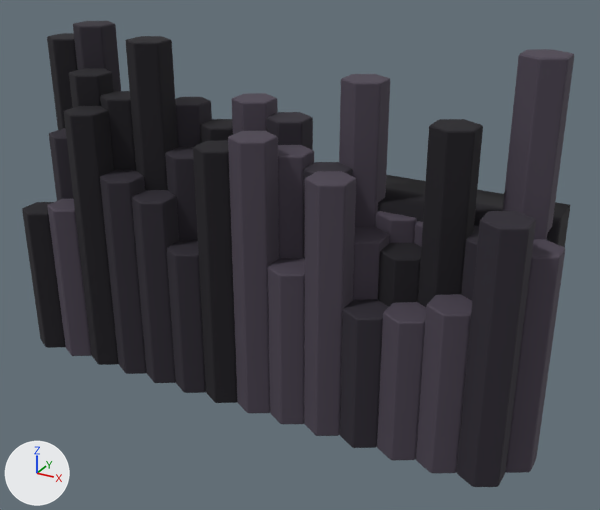
The glTF model art/models/lava_cliff.glb, before and after one commit.
Both versions are drawn from a 50 mm lens placed at (12.13, -20.17, 13.97), pointed at (0.96, 0.15, 3.81). The axes (+X, +Y, +Z) are drawn at lower left. The lights are the same throughout. The older version comes first.

Before the edit, the objects in view are built like this:
```python
me_cliff = bpy.data.meshes.new('Cliff')
me_cliff.from_pydata(...)  # 3536 vertices, 6900 faces; spans x -8.2..8.8, y -2.5..2.4, z -0.5..10.4
# faces by material slot: [1980, 2788, 2132]
me_cliff.materials.append(mat_lavabasaltdark)  # black #17141c
me_cliff.materials.append(mat_lavabasaltlight)  # dark grey #4a4250
me_cliff.materials.append(mat_lavabasalt)  # dark grey #2a2530
ob_cliff = bpy.data.objects.new('Cliff', me_cliff)
ob_cliff.location = (0.0, 0.0, 0.0)
```
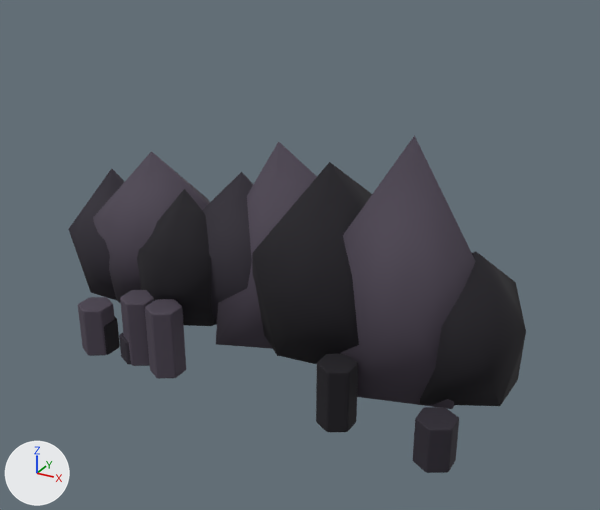
Changed parts and their boxes [x1, y1, x2, y2] in the pictures (600 x 510 px; the box of a moved part takes in the faces that stretch with it):
'Cliff', reshaped (17% narrower, 27% shorter): before [22, 21, 574, 487]; after [69, 135, 526, 473]
part 1 of me_cliff, moved or reshaped: before [100, 170, 147, 374]; after [119, 333, 131, 364]
part 2 of me_cliff, moved or reshaped: before [416, 294, 472, 473]; after [413, 407, 459, 473]
part 3 of me_cliff, moved or reshaped: before [47, 199, 92, 356]; after [78, 297, 115, 356]
part 4 of me_cliff, moved or reshaped: before [132, 190, 179, 383]; after [120, 290, 154, 366]
part 5 of me_cliff, moved or reshaped: before [166, 240, 206, 393]; after [145, 299, 186, 379]
part 6 of me_cliff, moved or reshaped: before [64, 106, 119, 365]; after [104, 316, 120, 355]
part 7 of me_cliff, moved or reshaped: before [340, 299, 388, 448]; after [316, 354, 358, 432]
part 8 of me_cliff, deleted: before [22, 21, 574, 487]
part 9 of me_cliff, cut back: before [378, 175, 570, 248]; after [69, 135, 526, 409]

What the commit changed:
me_cliff is used by ob_cliff; location (0.0, 0.0, 0.0).
me_cliff had 3536 vertices, 6900 faces and spanned x -8.2..8.8, y -2.5..2.4, z -0.5..10.4.
me_cliff now has 696 vertices, 1328 faces and spans x -8.7..7.9, y -2.9..3.3, z -0.2..8.0.
me_cliff part 1: the loose piece of 84 vertices spanning x -4.7..-3.5, y -2.5..-1.1, z -0.5..6.1 is scaled about its middle by (0.876, 0.876, 0.121), then moved by (0.0, 0.0, -2.6).
me_cliff part 2: the loose piece of 84 vertices spanning x 5.9..7.0, y -2.5..-1.1, z -0.5..4.4 is scaled about its middle by (0.876, 0.876, 0.282), then moved by (0.0, -0.5, -1.4), in mat_lavabasalt (dark grey #2a2530).
me_cliff part 3: the loose piece of 84 vertices spanning x -7.0..-5.8, y -2.5..-1.1, z -0.5..4.8 is scaled about its middle by (0.876, 0.876, 0.313), then moved by (0.9, -0.2, -1.5).
me_cliff part 4: the loose piece of 84 vertices spanning x -3.5..-2.3, y -2.5..-1.1, z -0.5..5.7 is scaled about its middle by (0.876, 0.876, 0.363), then moved by (-1.0, 0.0, -1.6), in mat_lavabasaltlight (dark grey #4a4250).
me_cliff part 5: the loose piece of 84 vertices spanning x -2.3..-1.2, y -2.5..-1.1, z -0.5..4.2 is scaled about its middle by (0.876, 0.876, 0.483), then moved by (-1.0, -0.2, -0.9), in mat_lavabasaltlight (dark grey #4a4250).
me_cliff part 6: the loose piece of 84 vertices spanning x -5.8..-4.7, y -2.5..-1.1, z -0.5..8.0 is scaled about its middle by (0.876, 0.876, 0.125), then moved by (-0.3, -0.1, -3.4).
me_cliff part 7: the loose piece of 84 vertices spanning x 3.5..4.7, y -2.5..-1.1, z -0.5..3.7 is scaled about its middle by (0.876, 0.876, 0.478), then moved by (-0.8, -0.2, -0.8), in mat_lavabasaltdark (black #17141c).
me_cliff part 8: 35 loose pieces with 2940 vertices, spanning x -8.2..8.8, y -2.5..0.9, z -0.5..10.4, are deleted.
Part 9, on me_cliff:
8 vertices are removed from x -8.2..8.2, y 0.0..2.4, z 0.0..6.0.
12 faces are deleted.
108 vertices are added at x -8.7..7.9, y -2.0..3.3, z 0.7..8.0.
60 new faces join them, mat_lavabasalt (dark grey #2a2530).
60 new faces join them, mat_lavabasaltlight (dark grey #4a4250).
60 new faces join them, mat_lavabasaltdark (black #17141c).
